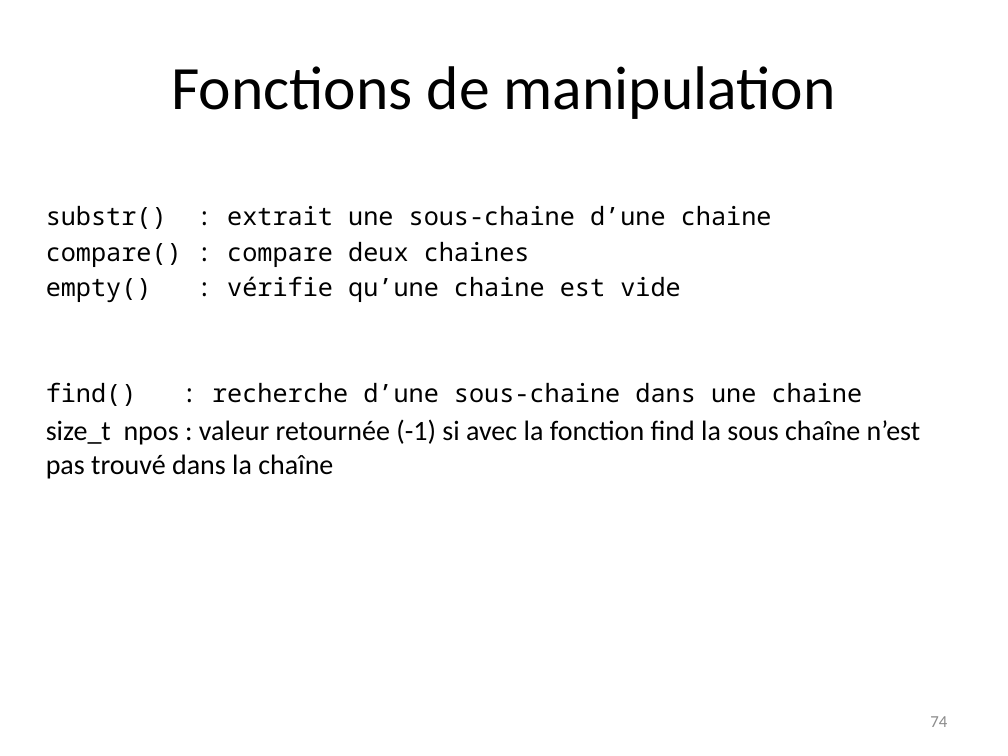
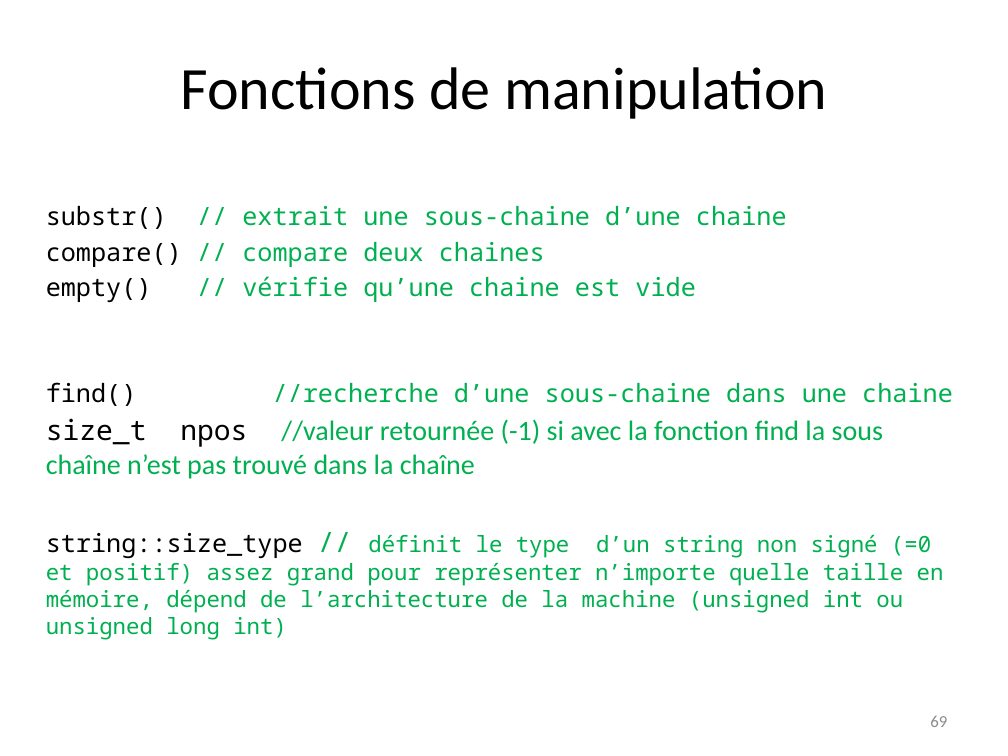
Before and after one commit to manu5801/cours-cplusplus, a slide deck: slide 69 of stl/F_C++_STL.pptx (slide 74 before the commit). Drawn at 1008x756 pixels with LibreOffice and Linux fonts; fonts in the diff are those of the drawing. Boxes give left, top, right and bottom in pixels: in the first picture for what was removed or moved away, otherwise in the second. Text is boxed around its words. In the diff, an @@ line names an element or a change of style, - is before the commit and + after.

```diff
--- a/stl/F_C++_STL.pptx
+++ b/stl/F_C++_STL.pptx
@@ text "Fonctions de manipulation" at [180,67,827,119]: size 44 to 42.9 pt @@
@@ text at [46,206,953,640]: text changed; text colour #000000 to #00B050 @@
-substr() : extrait une sous-chaine d’une chaine
-compare() : compare deux chaines
-empty() : vérifie qu’une chaine est vide
-find() : recherche d’une sous-chaine dans une chaine
-size_t npos : valeur retournée (-1) si avec la fonction find la sous chaîne n’est pas trouvé dans la chaîne
+substr() // extrait une sous-chaine d’une chaine
+compare() // compare deux chaines
+empty() // vérifie qu’une chaine est vide
+find() //recherche d’une sous-chaine dans une chaine
+size_t npos //valeur retournée (-1) si avec la fonction find la sous chaîne n’est pas trouvé dans la chaîne
+string::size_type // définit le type d’un string non signé (=0 et positif) assez grand pour représenter n’importe quelle taille en mémoire, dépend de l’architecture de la machine (unsigned int ou unsigned long int)
@@ page number at [930,716,947,727]: text changed @@
-74
+69
```
Also in this commit, not shown: 65 other slides changed, 19 slides added, 8 slides removed, 11 other files.
